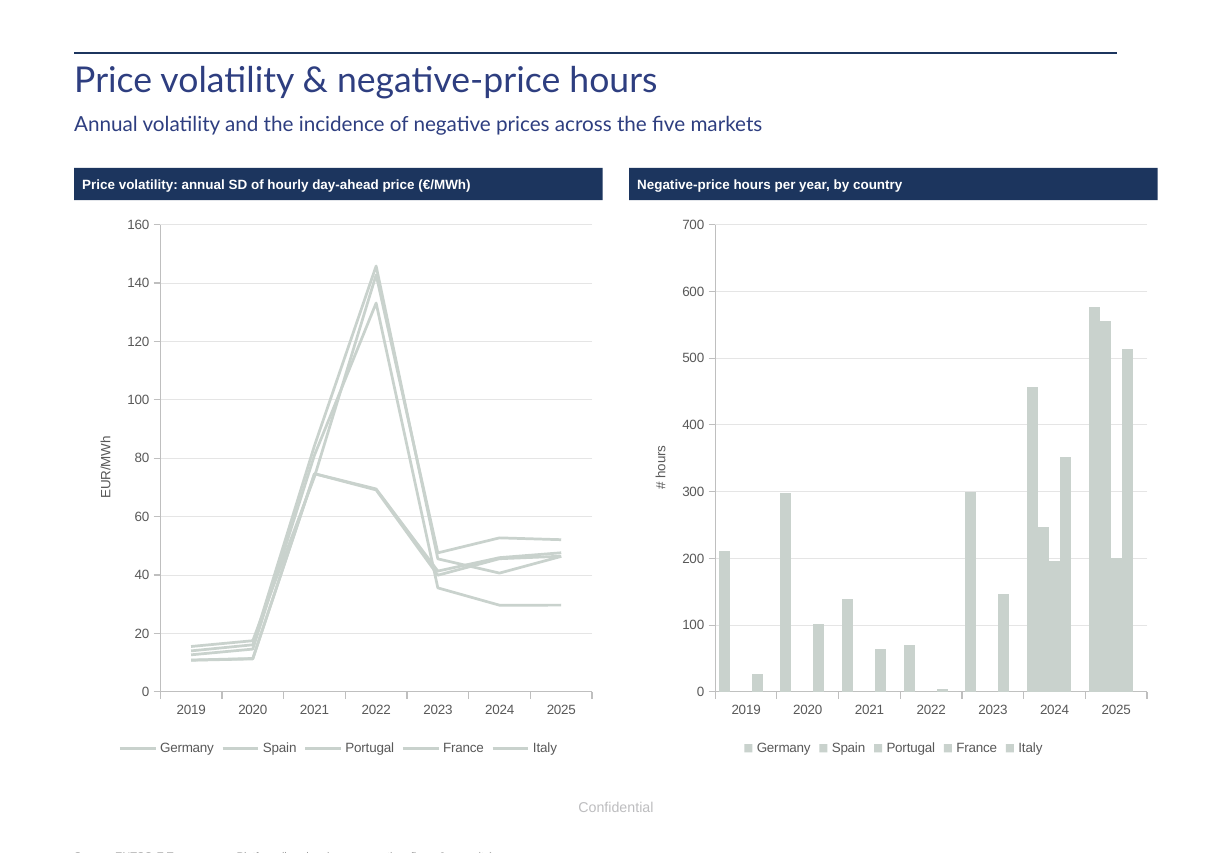
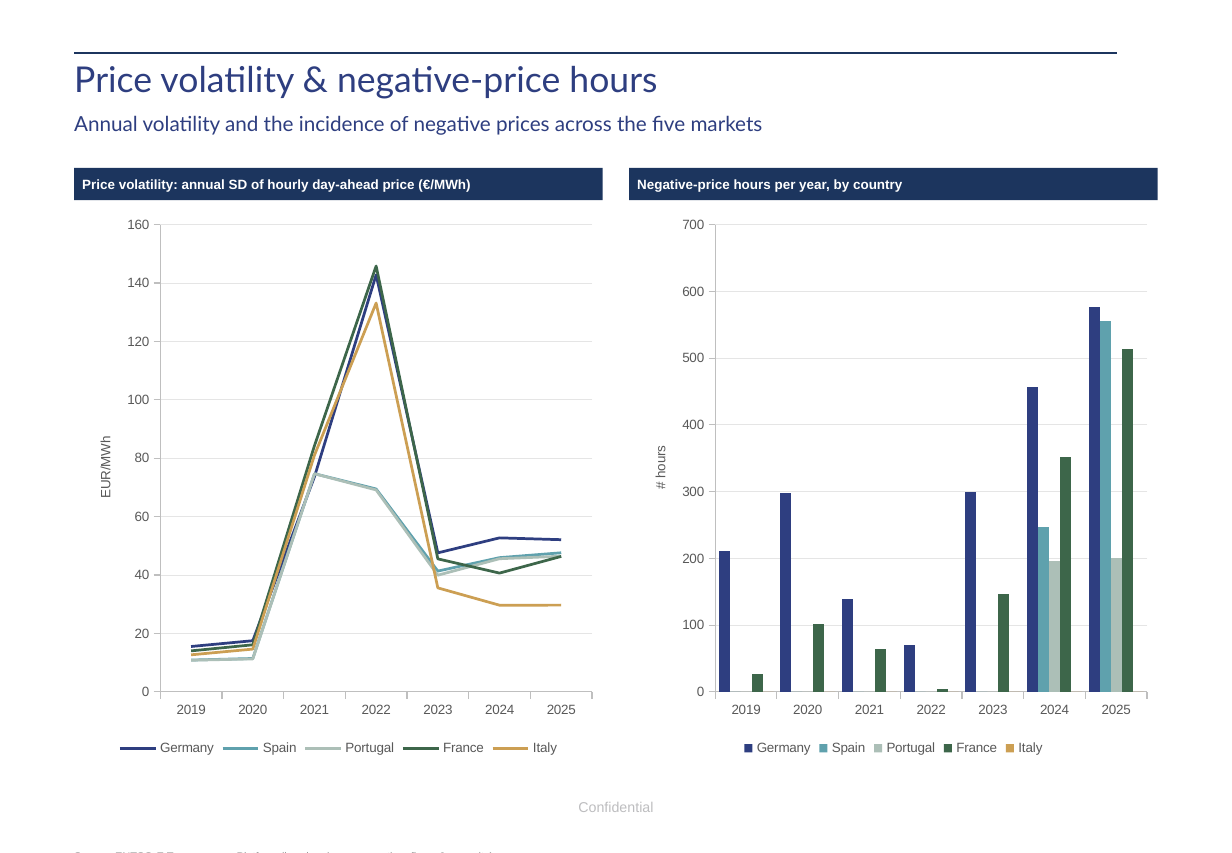
Before and after one commit to Power-Utilities-team/power-price-data, a slide deck: slide 2 of deliverables/HourlyPowerData.pptx. Drawn at 1232x853 pixels with LibreOffice and Linux fonts; fonts in the diff are those of the drawing; background and template pictures are left out. Boxes give left, top, right and bottom in pixels: in the first picture for what was removed or moved away, otherwise in the second. Text is boxed around its words. In the diff, an @@ line names an element or a change of style, - is before the commit and + after.

```diff
--- a/deliverables/HourlyPowerData.pptx
+++ b/deliverables/HourlyPowerData.pptx
@@ line chart at (74,207,603,761) @@
@@ colour of Germany #C9D2CD to #2E3E80 @@
@@ colour of Spain #C9D2CD to #5FA1AD @@
@@ colour of Portugal #C9D2CD to #ACBFB7 @@
@@ colour of France #C9D2CD to #3D664A @@
@@ colour of Italy #C9D2CD to #CC9F53 @@
@@ column chart at (629,207,1158,761) @@
@@ colour of Germany #C9D2CD to #2E3E80 @@
@@ colour of Spain #C9D2CD to #5FA1AD @@
@@ colour of Portugal #C9D2CD to #ACBFB7 @@
@@ colour of France #C9D2CD to #3D664A @@
@@ colour of Italy #C9D2CD to #CC9F53 @@
```
Also in this commit, not shown: 7 other files.
